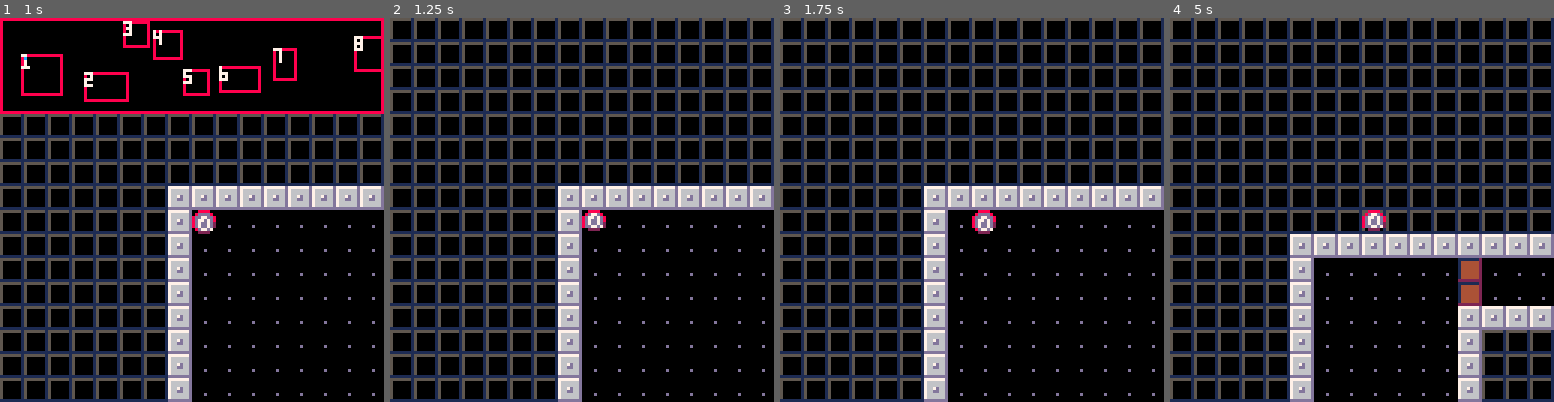
Above: before the commit, frames 1-4 (left to right).
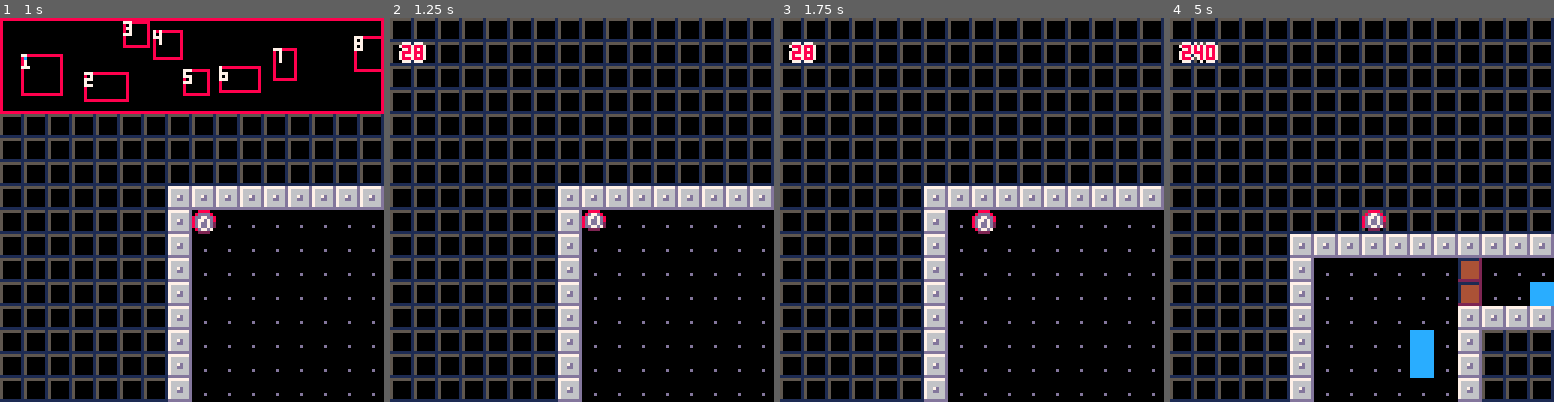
Above: after the commit, the same moments.

Repository: eduszesz/shmup
Game: PICO-8 cartridge rooms.p8
The game is run twice, just before and just after one commit, with the same random seed, the same clock (stepped at 60 frames per second) and the same inputs.
Inputs:
- Up to frame 1 (1 s): tap X (X key) at 0.33 s; tap O (Z key) at 0.7 s
- Up to frame 2 (1.25 s): tap X (X key) at 1.07 s
- Up to frame 3 (1.75 s): hold Right from 1.6 s (still down); tap O (Z key) at 1.7 s
- Up to frame 4 (5 s): tap X (X key) at 1.85, 2.97, 4.08 s; release Right at 2.1 s; tap O (Z key) every 0.4 s from 2.1 to 4.9 s; hold Up 2.15-2.42 s; hold Right 2.47-3.03 s; hold Left 3.08-3.58 s; hold Down 3.63-3.97 s; hold Right 4.02-4.68 s; hold Up from 4.73 s (still down)

Frame 1 is identical in both runs. In frame 2, 0.3% of the frame differs, in the area x 2-10%, y 6-12%; in frame 3, 0.3%; in frame 4, 1.6%, in the area x 2-100%, y 6-94%.

Commit message:
doors ok

Diff:
--- a/rooms.p8
+++ b/rooms.p8
@@ -180,7 +180,7 @@
 			end
 		end
 	end
-
+	--test()
 	setdoors()
 
 end
@@ -425,8 +425,23 @@
 			end
 		end
 	end
+	debug[1]=#tledoors
 	for d in all(tledoors) do
 		local sum=0
+		--[[
+		if mget(d.x+1,d.y)==2 then
+			sum+=1
+		end
+		if mget(d.x-1,d.y)==2 then
+			sum+=1
+		end
+		if mget(d.x,d.y+1)==2 then
+			sum+=1
+		end
+		if mget(d.x,d.y-1)==2 then
+			sum+=1
+		end]]
+
 		for i=-1,1,2 do
 			if mget(d.x+i,d.y)==2 then
 						sum+=1
@@ -437,9 +452,7 @@
 				sum+=1
 			end
 		end
-
-	end
-	if sum==3 then
+		if sum==3 then
 		local x,y=0,0
 		for i=-1,1,2 do
 			if mget(d.x+i,d.y)==3 then
@@ -456,6 +469,9 @@
 			end
 		end
 	end
+	end
+
+
 end
 
 function ydoors(x,y,j)
@@ -614,6 +630,17 @@
     end
 end
 
+function test()
+	local r=rooms[1]
+	mset(r.x+1,r.y+3,4)
+	mset(r.x+3,r.y+3,3)
+	mset(r.x+r.x2-1,r.y+3,4)
+	mset(r.x+r.x2-3,r.y+3,3)
+	mset(r.x+3,r.y+1,4)
+	mset(r.x+3,r.y+3,3)
+	mset(r.x+3,r.y+r.y2-1,4)
+	mset(r.x+3,r.y+r.y2-3,3)
+end
 __gfx__
 0000000055555551000000007777777d1111111200000000eeeeeeeecccccccc0000000000000000000000000000000000000000000000000000000000000000
 0000000050000001000000007666666d1444444200000000eeeeeeeecccccccc0000000000000000000000000000000000000000000000000000000000000000
